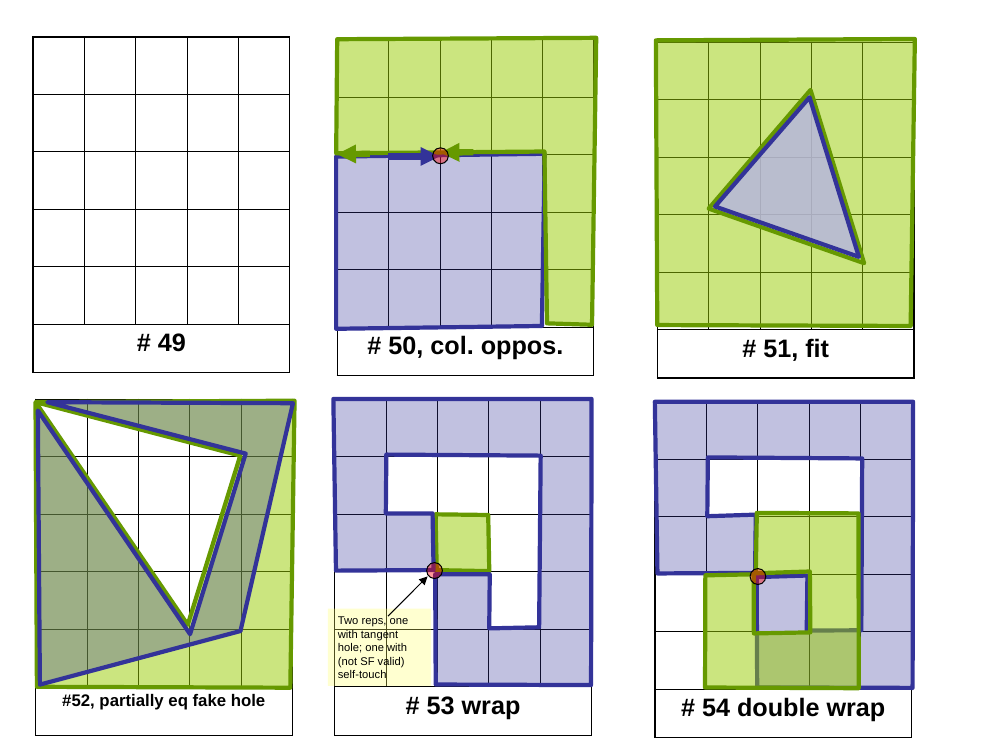
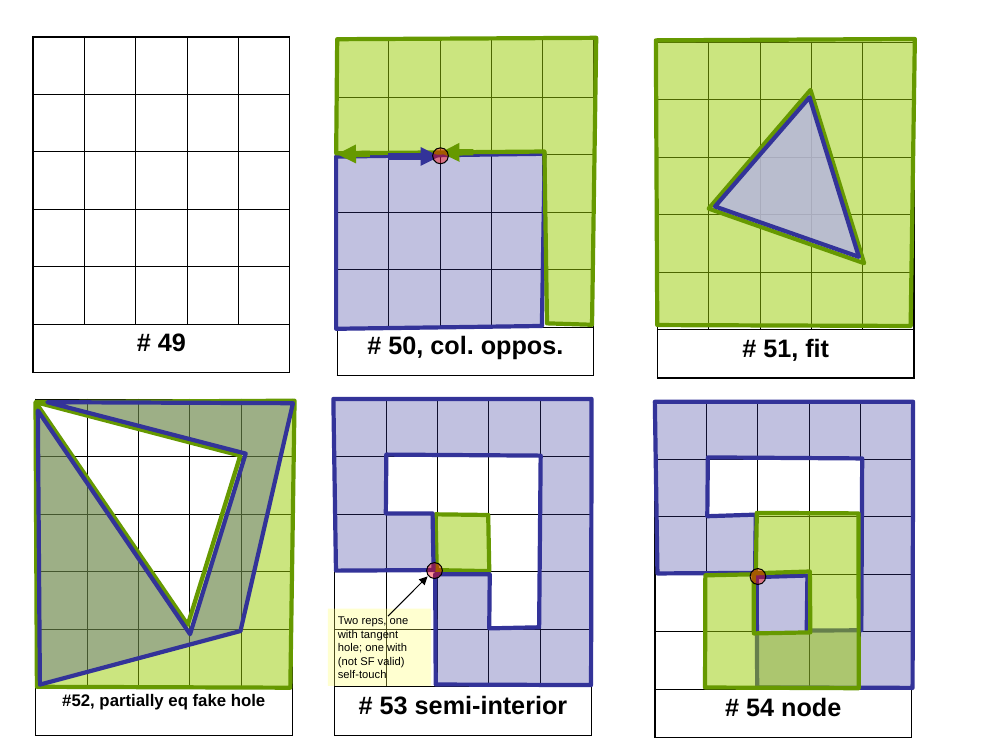
Before and after one commit to boostorg/geometry, a slide deck: slide 10 of doc/testcases/overlay_cases.ppt. Drawn at 1008x756 pixels with LibreOffice and Linux fonts; fonts in the diff are those of the drawing. Boxes give left, top, right and bottom in pixels: in the first picture for what was removed or moved away, otherwise in the second. Text is boxed around its words. In the diff, an @@ line names an element or a change of style, - is before the commit and + after.

```diff
--- a/doc/testcases/overlay_cases.ppt
+++ b/doc/testcases/overlay_cases.ppt
@@ table at [335,399,592,735] @@
-row 6, column 1: # 53 wrap
+row 6, column 1: # 53 semi-interior
@@ table at [655,402,912,738] @@
-row 6, column 1: # 54 double wrap
+row 6, column 1: # 54 node
```
Also in this commit, not shown: 2 slides added, 19 other files.
